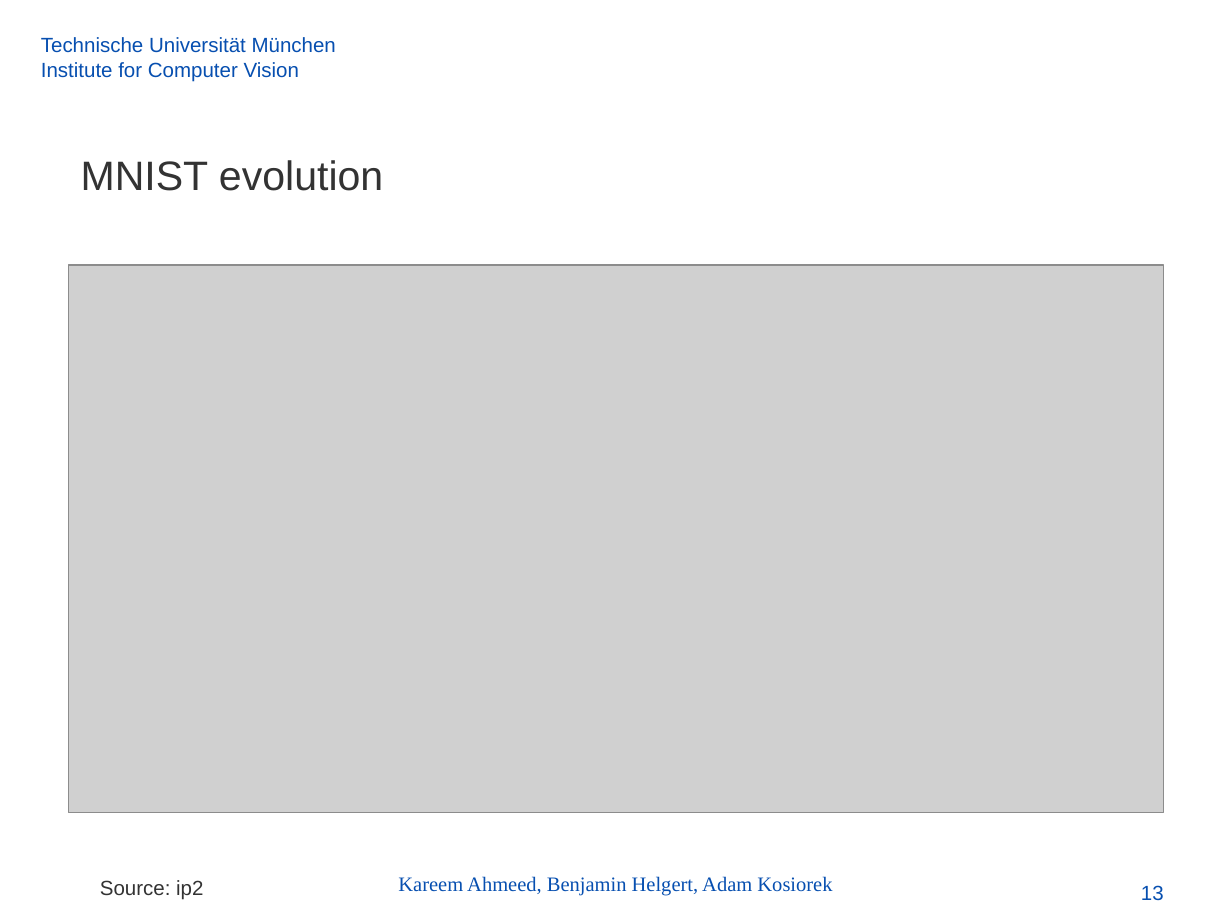
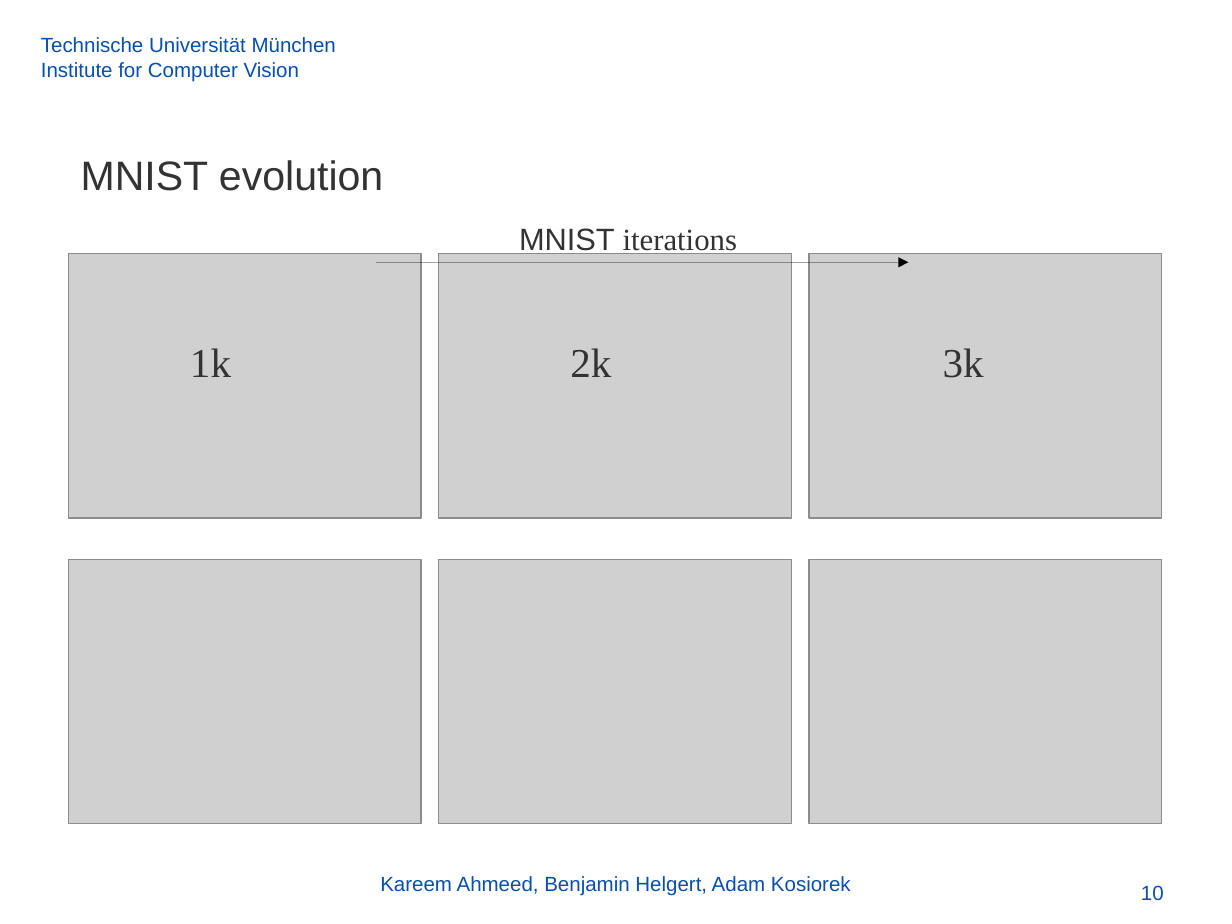
Before and after one commit to akosiorek/uncertainty, a slide deck: slide 10 of models/mlfcv.odp (slide 13 before the commit). Drawn at 1232x924 pixels with LibreOffice and Linux fonts; fonts in the diff are those of the drawing; grey boxes stand for pictures; background and template pictures are left out. Boxes give left, top, right and bottom in pixels: in the first picture for what was removed or moved away, otherwise in the second. Text is boxed around its words. In the diff, an @@ line names an element or a change of style, - is before the commit and + after.

```diff
--- a/models/mlfcv.odp
+++ b/models/mlfcv.odp
@@ text added at [519, 228, 737, 256], 18 pt, text #333333 @@
+MNIST iterations
@@ picture added at [69, 254, 421, 519] @@
@@ arrow added from (376, 262) to (908, 262), #000000 0 pt @@
@@ picture: place and size @@
-picture at [69, 265, 1164, 812]
+picture at [439, 254, 791, 519]
@@ picture added at [809, 254, 1162, 519] @@
@@ text added at [190, 348, 231, 377], 24 pt, text #333333 @@
+1k
@@ text added at [570, 348, 611, 377], 24 pt, text #333333 @@
+2k
@@ text added at [943, 348, 984, 378], 24 pt, text #333333 @@
+3k
@@ picture added at [69, 559, 421, 824] @@
@@ picture added at [439, 559, 791, 824] @@
@@ picture added at [809, 559, 1162, 824] @@
@@ text "Kareem Ahmeed, Benjamin Helgert, Adam ..." at [380, 876, 851, 896]: font Times New Roman to Arial @@
@@ text removed at [100, 880, 203, 900] @@
-  Source: ip2
@@ page number removed at [1141, 885, 1164, 901] @@
-13
@@ page number added at [1141, 885, 1164, 900], 12 pt, text #074FB0 @@
+10
```
Also in this commit, not shown: 12 other slides changed, 2 slides added.
